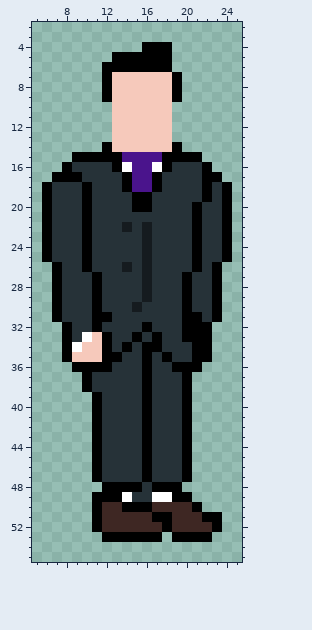
Two states of a pixel-art sprite, Assets/NPCs/Vinnie3.png. Above, as it was before the edit.
The file is 32x64 pixels. Shown: x 5..25, y 2..55.
The same view after the edit:
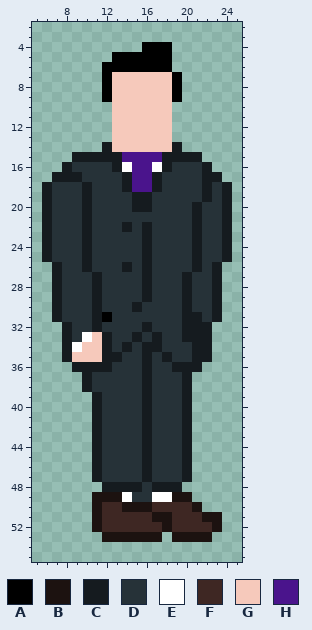
Palette (. is transparent): A #000000  B #1c1210  C #151b1f  D #263238  E #ffffff  F #3e2723  G #f6c9bb  H #4a148c
Edits made:
y 14: x 12 A -> C; x 19 A -> C
y 15: x 9..13 AAAAA -> CCCCC; x 18..21 AAAA -> CCCC
y 16: x 8 A -> C; x 13 A -> C; x 18 A -> C; x 22 A -> C
y 17: x 7..9 AAA -> CCC; x 14 A -> C; x 17 A -> C; x 22..23 AA -> CC
y 18: x 6 A -> C; x 10 A -> C; x 14 A -> C; x 17 A -> C; x 22 A -> C; x 24 A -> C
y 19: x 6 A -> C; x 10 A -> C; x 15..16 AA -> CC; x 22 A -> C; x 24 A -> C
y 20: x 6 A -> C; x 10 A -> C; x 15..16 AA -> CC; x 21 A -> C; x 24 A -> C
y 21..25: x 6 A -> C; x 10 A -> C; x 21 A -> C; x 24 A -> C
y 26: x 7 A -> C; x 10 A -> C; x 21 A -> C; x 23 A -> C
y 27..30: x 7 A -> C; x 11 A -> C; x 20 A -> C; x 23 A -> C
y 31: x 7 A -> C; x 11 A -> C; x 20..21 AA -> CC; x 23 A -> C
y 32: x 8 A -> C; x 11 A -> C; x 16 A -> C; x 20..22 AAA -> CCC
y 33: x 8 A -> C; x 12 A -> C; x 15 A -> C; x 17 A -> C; x 20..22 AAA -> CCC
y 34: x 8 A -> C; x 12 A -> C; x 14 A -> C; x 16..17 AA -> CC; x 21..22 AA -> CC
y 35: x 8 A -> C; x 12..13 AA -> CC; x 16 A -> C; x 18 A -> C; x 21..22 AA -> CC
y 36: x 9..12 AAAA -> CCCC; x 16 A -> C; x 19..21 AAA -> CCC
y 37..38: x 10 A -> C; x 16 A -> C; x 20 A -> C
y 39..47: x 11 A -> C; x 16 A -> C; x 20 A -> C
y 48: x 12..15 AAAA -> CCCC; x 17..19 AAA -> CCC
y 49: x 11..13 AAA -> BBB; x 19..20 AA -> BB
y 50: x 11 A -> B; x 14..16 AAA -> BBB; x 21 A -> B
y 51: x 11 A -> B; x 17..18 AA -> BB; x 22..23 AA -> BB
y 52: x 11 A -> B; x 18 A -> B; x 23 A -> B
y 53: x 12..17 AAAAAA -> BBBBBB; x 19..22 AAAA -> BBBB
Where, in picture pixels (left, top, right, bottom), the same in both pictures:
changed: (42, 142, 232, 542)
